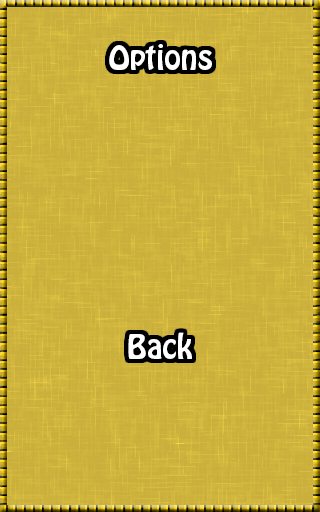
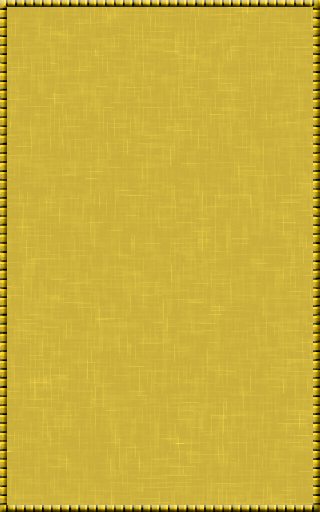
Comparing the layer stacks of the two 320px x 512px images. Changes:
hid "Back" over [128, 332, 192, 359]
hid "Options" over [109, 44, 212, 70]
